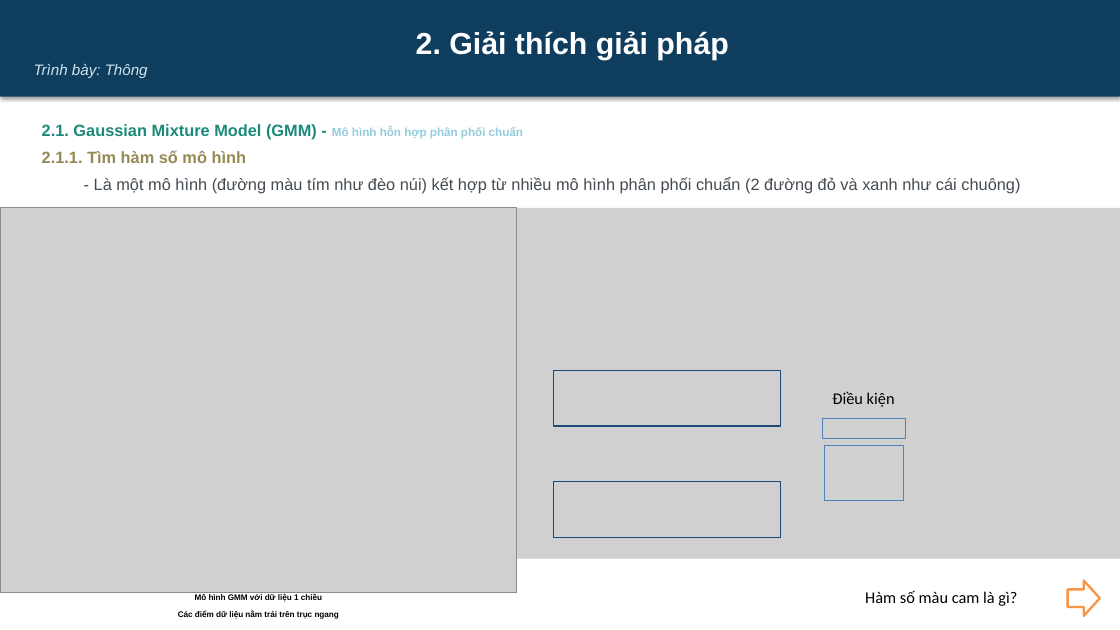
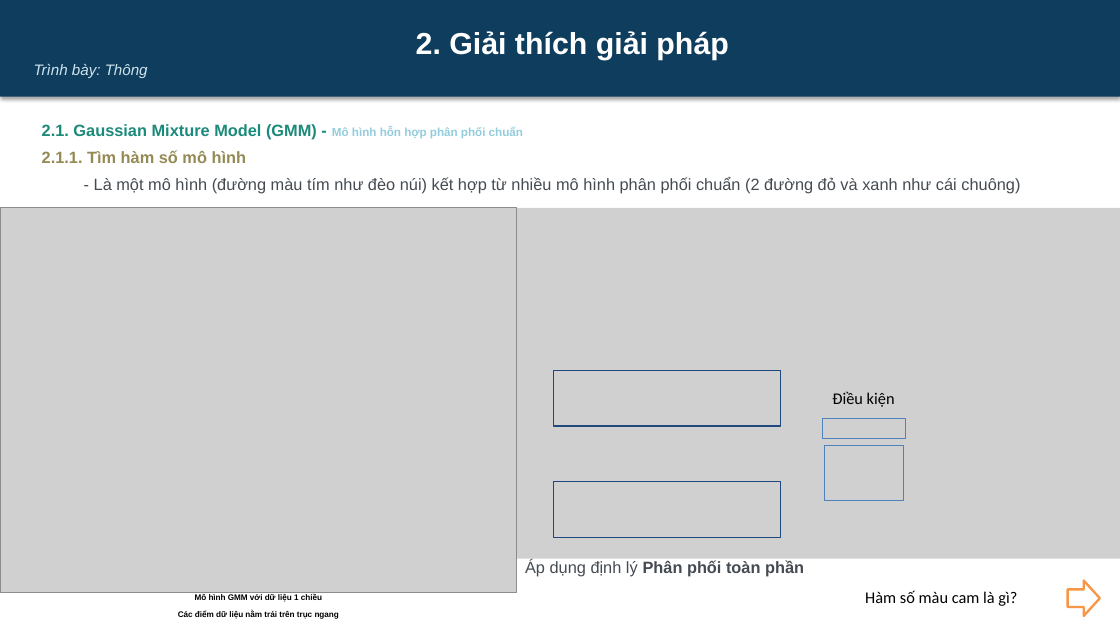
Before and after one commit to dinhdatthong1809/gaussian-mixture-model, a slide deck: slide 10 of Slide.pptx. Drawn at 1120x630 pixels with LibreOffice and Linux fonts; fonts in the diff are those of the drawing; grey boxes stand for pictures. Boxes give left, top, right and bottom in pixels: in the first picture for what was removed or moved away, otherwise in the second. Text is boxed around its words. In the diff, an @@ line names an element or a change of style, - is before the commit and + after.

Commit message:
go

```diff
--- a/Slide.pptx
+++ b/Slide.pptx
@@ text added at (x1=525, y1=560, x2=804, y2=577), 14 pt, text #444B52, bold @@
+Áp dụng định lý Phân phối toàn phần
```
Also in this commit, not shown: 1 other slide changed, 1 slide added.
